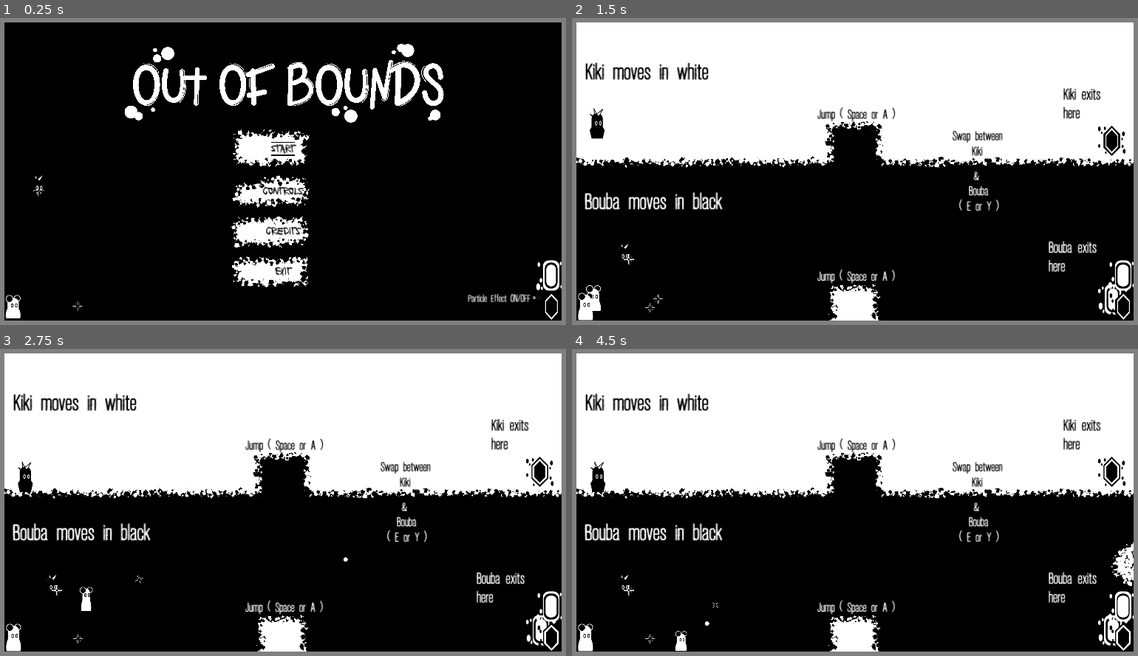
Above: before the commit, frames 1-4 (two rows, left to right).
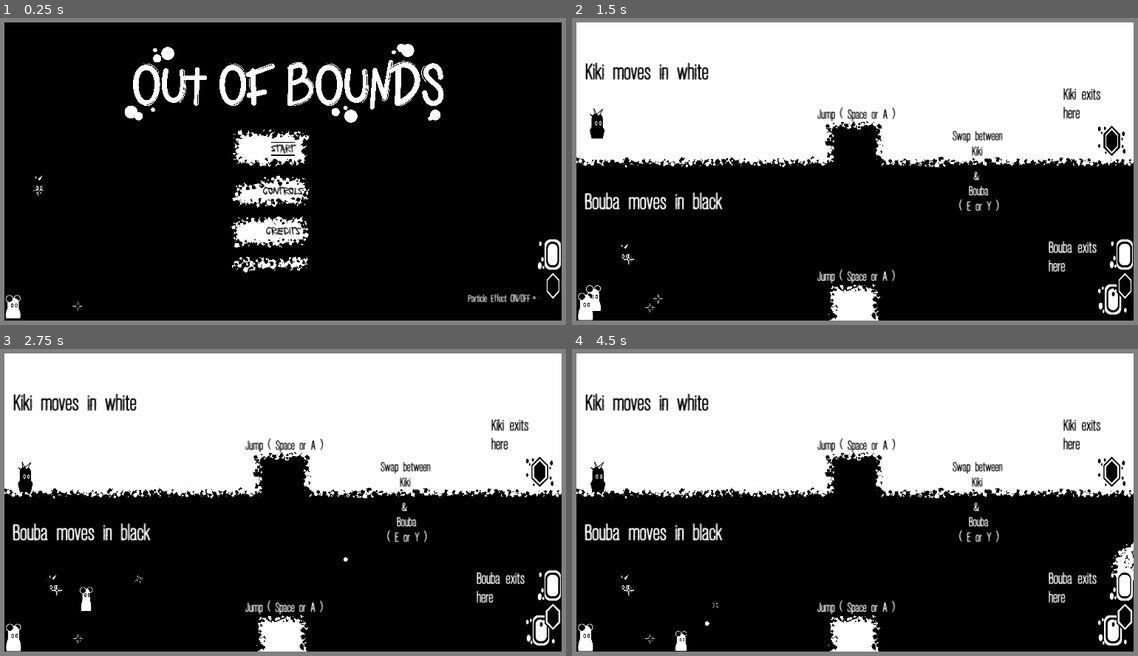
Above: after the commit, the same moments.

Repository: RobotRamen/margin
Game: Godot game, scene res://level_getting_the_hang_of_it.tscn
Same seed, same stepped clock (60 frames per second), same inputs: the game is played once before the commit and once after it. This scene is started directly instead of the project's main scene.
Inputs (mouse positions are in pixels of both pictures, inside the frame that each line leads up to):
- Up to frame 1 (0.25 s): no input
- Up to frame 2 (1.5 s): click "Start" at 0.5 s; click "One Player (keyboard)" at 1.25 s
- Up to frame 3 (2.75 s): move the mouse to (413, 487) at 2.02 s; hold D (right_k) from 2.03 s (still down); tap Q (restore_k) at 2.1 s; click (413, 487) at 2.17 s; tap Space (jump_k) at 2.27 s
- Up to frame 4 (4.5 s): move the mouse to (736, 517) at 2.77 s; tap E (switch) at 2.85, 4.35 s; tap Space (jump_k) at 3.02 s; move the mouse to (911, 428) at 3.52 s; release D (right_k) at 3.53 s; hold A (left_k) 3.53-4.28 s; tap Q (restore_k) at 3.6 s; move the mouse to (826, 570) at 4.27 s; hold D (right_k) from 4.28 s (still down); click (826, 570) at 4.42 s

The runs differ from the first frame. In frame 1, 1.2% of the frame differs, in the area x 41-100%, y 72-99%; in frame 2, 0.5%; in frame 3, 0.6%; in frame 4, 0.6%.

Commit message:
slight tweak on 'getting the hang of it' level

Diff:
--- a/level_getting_the_hang_of_it.tscn
+++ b/level_getting_the_hang_of_it.tscn
@@ -20,14 +20,14 @@
 [sub_resource type="RectangleShape2D" id="RectangleShape2D_bxrx6"]
 size = Vector2(83.5, 365)
 
+[sub_resource type="RectangleShape2D" id="RectangleShape2D_6iuna"]
+size = Vector2(406, 216)
+
 [sub_resource type="RectangleShape2D" id="RectangleShape2D_iqffi"]
-size = Vector2(116.219, 770)
-
-[sub_resource type="RectangleShape2D" id="RectangleShape2D_6iuna"]
-size = Vector2(454, 153)
+size = Vector2(116.219, 708.875)
 
 [sub_resource type="RectangleShape2D" id="RectangleShape2D_cwa7k"]
-size = Vector2(116.406, 158.563)
+size = Vector2(100, 131.562)
 
 [node name="level_1" type="Node2D"]
 script = ExtResource("1_76xhw")
@@ -82,40 +82,40 @@
 position = Vector2(500.25, 335)
 shape = SubResource("RectangleShape2D_bxrx6")
 
+[node name="Wall3" type="CollisionShape2D" parent="black_start"]
+position = Vector2(956, 970)
+shape = SubResource("RectangleShape2D_6iuna")
+
 [node name="Wall2" type="CollisionShape2D" parent="black_start"]
-position = Vector2(1100, 539.125)
+position = Vector2(1100, 508.563)
 shape = SubResource("RectangleShape2D_iqffi")
 
-[node name="Wall3" type="CollisionShape2D" parent="black_start"]
-position = Vector2(980, 1001.5)
-shape = SubResource("RectangleShape2D_6iuna")
-
 [node name="Wall4" type="CollisionShape2D" parent="black_start"]
-position = Vector2(1357, 542)
+position = Vector2(1355, 507)
 shape = SubResource("RectangleShape2D_iqffi")
 
 [node name="Wall5" type="CollisionShape2D" parent="black_start"]
-position = Vector2(1599, 542)
+position = Vector2(1597, 507)
 shape = SubResource("RectangleShape2D_iqffi")
 
 [node name="Wall6" type="CollisionShape2D" parent="black_start"]
-position = Vector2(1828, 542)
+position = Vector2(1826, 507)
 shape = SubResource("RectangleShape2D_iqffi")
 
 [node name="Box1" type="CollisionShape2D" parent="black_start"]
-position = Vector2(1477.8, 1001.28)
+position = Vector2(1480, 1015)
 shape = SubResource("RectangleShape2D_cwa7k")
 
 [node name="Box2" type="CollisionShape2D" parent="black_start"]
-position = Vector2(1719.84, 1001)
+position = Vector2(1720, 1020.22)
 shape = SubResource("RectangleShape2D_cwa7k")
 
 [node name="White Exit" parent="." instance=ExtResource("5_aok0o")]
 z_index = 2
-position = Vector2(1831, 881)
+position = Vector2(1836, 813)
 rotation = 3.14159
 
 [node name="Black Exit" parent="." instance=ExtResource("6_82gvj")]
 z_index = 2
-position = Vector2(1832, 980)
+position = Vector2(1837, 912)
 rotation = 3.14159
